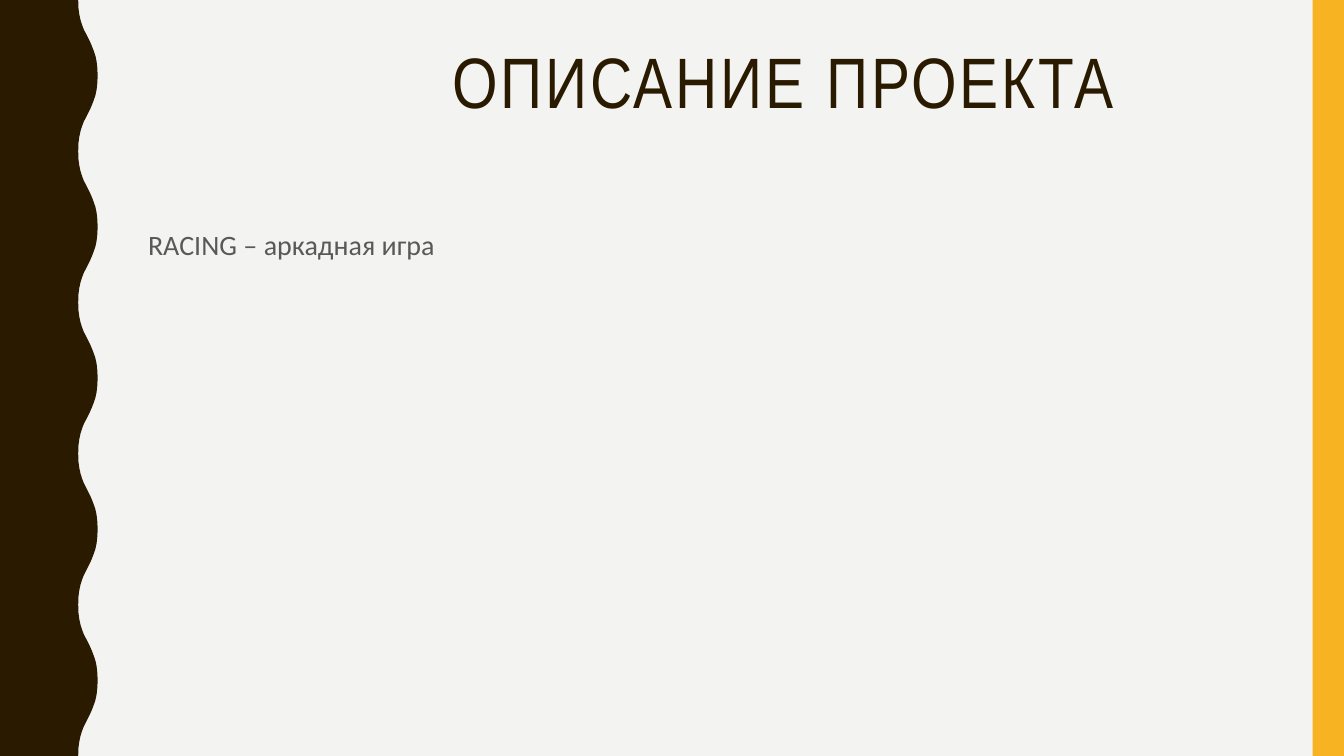
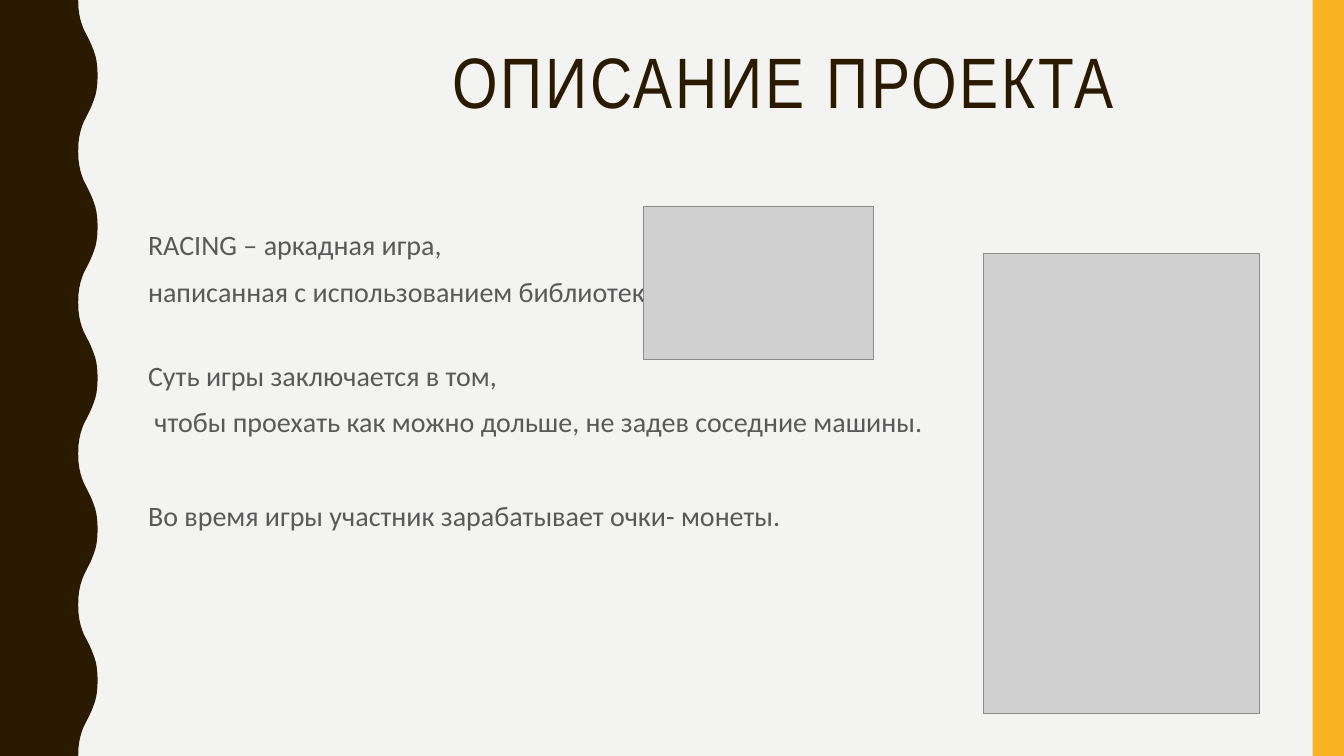
Before and after one commit to germanivanov0719/Racing, a slide deck: slide 2 of Docs/Racing.pptx. Drawn at 1344x756 pixels with LibreOffice and Linux fonts; fonts in the diff are those of the drawing; grey boxes stand for pictures. Boxes give left, top, right and bottom in pixels: in the first picture for what was removed or moved away, otherwise in the second. Text is boxed around its words. In the diff, an @@ line names an element or a change of style, - is before the commit and + after.

```diff
--- a/Docs/Racing.pptx
+++ b/Docs/Racing.pptx
@@ picture added at [644,207,874,360] @@
@@ text at [148,237,922,531]: text changed @@
-RACING – аркадная игра
+RACING – аркадная игра,
+написанная с использованием библиотеки
+Суть игры заключается в том,
+чтобы проехать как можно дольше, не задев соседние машины.
+Во время игры участник зарабатывает очки- монеты.
@@ picture added at [983,254,1260,714] @@
```
Also in this commit, not shown: 3 other slides changed, 1 slide added, 1 slide removed.
